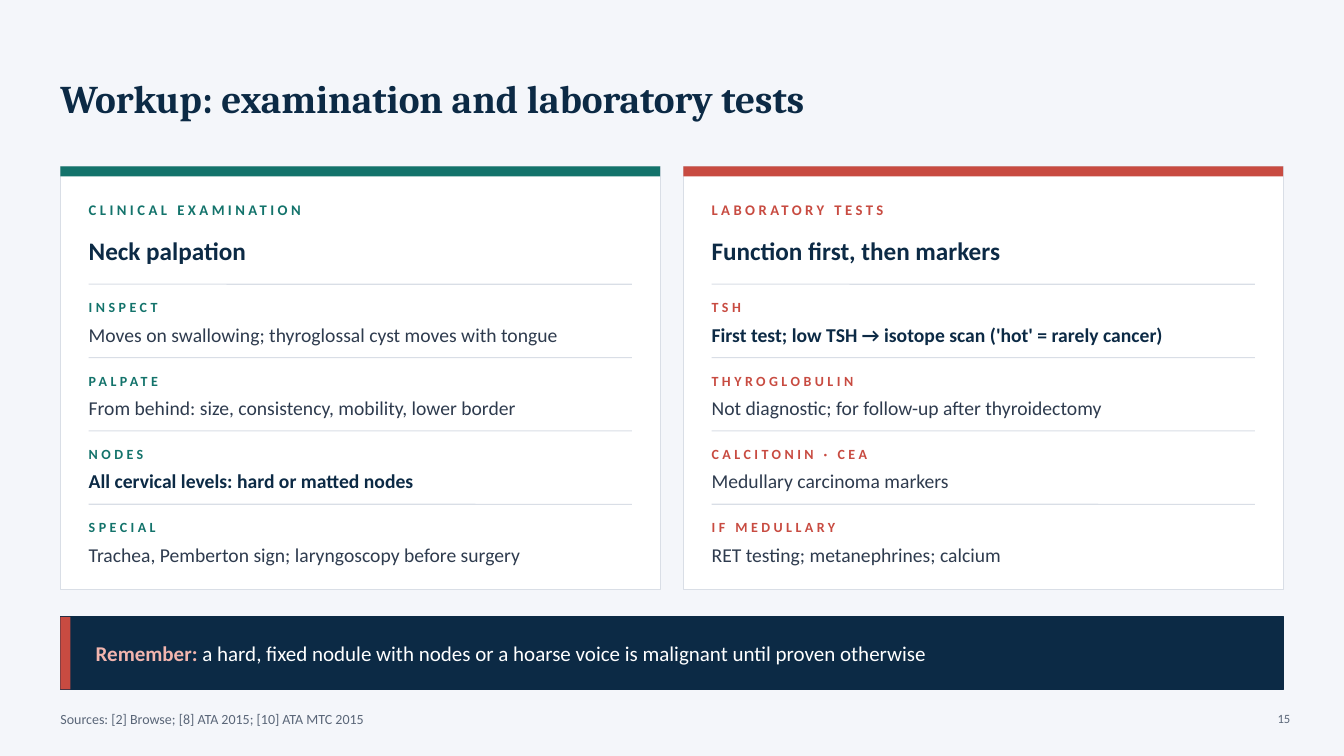
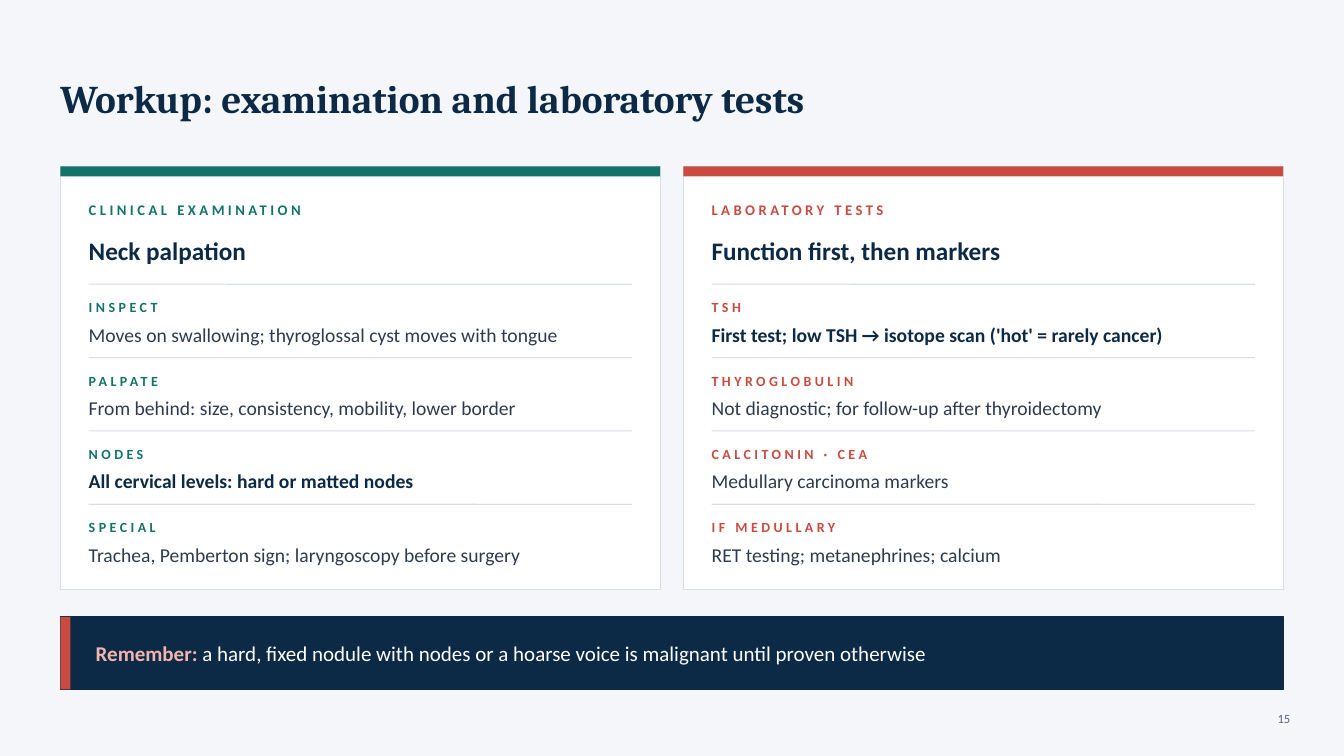
Before and after one commit to Anmo0/Claude-Code-Cloud-, a slide deck: slide 15 of thyroid-seminar/Thyroid_Tumors_Seminar.pptx. Drawn at 1344x756 pixels with LibreOffice and Linux fonts; fonts in the diff are those of the drawing. Boxes give left, top, right and bottom in pixels: in the first picture for what was removed or moved away, otherwise in the second. Text is boxed around its words. In the diff, an @@ line names an element or a change of style, - is before the commit and + after.

```diff
--- a/thyroid-seminar/Thyroid_Tumors_Seminar.pptx
+++ b/thyroid-seminar/Thyroid_Tumors_Seminar.pptx
@@ text removed at [60, 714, 363, 726] @@
-Sources: [2] Browse; [8] ATA 2015; [10] ATA MTC 2015
```
Also in this commit, not shown: 14 other slides changed, 2 other files.
